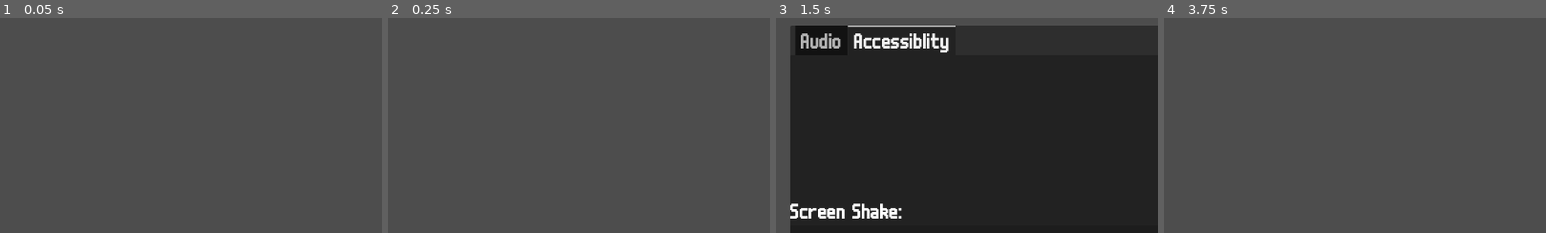
Above: before the commit, frames 1-4 (left to right).
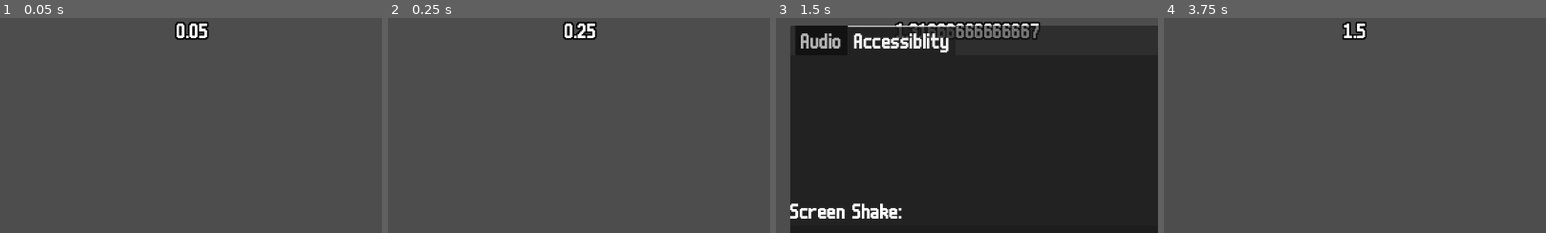
Above: after the commit, the same moments.

Repository: DinoStarBros/TimeTravelBananaJameGam
Game: Godot game, scene res://Screens/Arena/arena.tscn
Two runs of this game, one before a commit and one after it. Both use one fixed random seed, a clock stepped at 60 frames per second and the inputs below. The engine's default icon, where the game draws it, is replaced by a stand-in: a white triangle on a blue panel in a dark square.
Inputs (mouse positions are % of the whole screen's width and height, from its top left):
- Up to frame 1 (0.05 s): no input
- Up to frame 2 (0.25 s): no input
- Up to frame 3 (1.5 s): move the mouse to (72, 45) at 0.52 s; hold D (right) 0.53-1.25 s; tap R (r) at 0.6 s; tap Space (jump) at 0.77 s; click (96, 9) at 1.25 s
- Up to frame 4 (3.75 s): click "On" at 2 s; click "Off" at 2.75 s; click "Resume" at 3.5 s
The pictures show only the part of the screen within x 25-75%, y 0-50%; the shares and areas given below are measured in that part.

The runs differ from the first frame. In frame 1, 0.7% of the frame differs, in the area x 45-55%, y 1-11%; in frame 2, 0.7%; in frame 3, 1.8%, in the area x 31-70%, y 1-10%; in frame 4, 0.4%.

Commit message:
iwudiuwdn

Diff:
--- a/Globals/Global.gd
+++ b/Globals/Global.gd
@@ -9,6 +9,7 @@
 var arena : Arena
 var current_game_state : game_states
 var past_sprite : Sprite2D
+var time_passed : float
 
 const FALL_SPD_LIMIT : float = 2000
 
--- a/Projectiles/EnemyProjectile/enemy_projectile.gd
+++ b/Projectiles/EnemyProjectile/enemy_projectile.gd
@@ -20,3 +20,7 @@
 	reflected_projectile.direction = -direction
 	Global.arena.add_child(reflected_projectile)
 	reflected_projectile.global_position = global_position
+
+
+func _on_life_time_timeout() -> void:
+	queue_free()
--- a/Projectiles/EnemyProjectile/enemy_projectile.tscn
+++ b/Projectiles/EnemyProjectile/enemy_projectile.tscn
@@ -83,3 +83,10 @@
 
 [node name="CollisionShape2D" type="CollisionShape2D" parent="Reflecto" unique_id=70209340]
 shape = SubResource("CircleShape2D_prciy")
+
+[node name="LifeTime" type="Timer" parent="." unique_id=581360317]
+wait_time = 5.0
+one_shot = true
+autostart = true
+
+[connection signal="timeout" from="LifeTime" to="." method="_on_life_time_timeout"]
--- a/Projectiles/ReflectedProjectile/reflected_projectile.gd
+++ b/Projectiles/ReflectedProjectile/reflected_projectile.gd
@@ -18,3 +18,7 @@
 	click_boom.global_position = global_position
 	#click_boom.scale = Vector2(5,5)
 	#click_boom.modulate = Color.ORANGE_RED
+
+
+func _on_life_timer_timeout() -> void:
+	queue_free()
--- a/Projectiles/ReflectedProjectile/reflected_projectile.tscn
+++ b/Projectiles/ReflectedProjectile/reflected_projectile.tscn
@@ -81,3 +81,10 @@
 [node name="trail_fx" parent="." unique_id=432801300 instance=ExtResource("5_lvupk")]
 show_behind_parent = true
 gradient = SubResource("Gradient_dklpi")
+
+[node name="LifeTimer" type="Timer" parent="." unique_id=1883211776]
+wait_time = 5.0
+one_shot = true
+autostart = true
+
+[connection signal="timeout" from="LifeTimer" to="." method="_on_life_timer_timeout"]
--- a/Screens/Arena/arena.gd
+++ b/Screens/Arena/arena.gd
@@ -8,6 +8,8 @@
 
 var cam_desire_pos : Vector2
 var screen_half : Vector2
+var enemy_spawn_cooldown : float = 2
+var enemy_spawn_amount : int = 1
 
 func _ready() -> void:
 	screen_half = get_viewport_rect().size / 2
--- a/Screens/Arena/arena.tscn
+++ b/Screens/Arena/arena.tscn
@@ -8,6 +8,7 @@
 [ext_resource type="Texture2D" uid="uid://d2eo7njr0p53g" path="res://Art/Stuff/Mow cured.png" id="7_f8dps"]
 [ext_resource type="Texture2D" uid="uid://diihmdabfwa8g" path="res://Art/Placeholder/Trail2.png" id="8_h07ax"]
 [ext_resource type="PackedScene" uid="uid://cs1rxoq0ed6m7" path="res://Components/EnemySpawner/enemy_spawner.tscn" id="8_vhfm8"]
+[ext_resource type="Script" uid="uid://daru8mwvbp0vc" path="res://Screens/Arena/ui.gd" id="9_h07ax"]
 
 [sub_resource type="RectangleShape2D" id="RectangleShape2D_afj85"]
 size = Vector2(3358, 292.315)
@@ -17,6 +18,11 @@
 "points": PackedVector2Array(0, 0, 0, 0, -392, 506, 0, 0, 0, 0, -362, -192, 0, 0, 0, 0, 1540, -179, 0, 0, 0, 0, 1534, 597)
 }
 point_count = 4
+
+[sub_resource type="LabelSettings" id="LabelSettings_h07ax"]
+font_size = 40
+outline_size = 10
+outline_color = Color(0, 0, 0, 1)
 
 [node name="Arena" type="Node2D" unique_id=651972874]
 script = ExtResource("1_w8ma2")
@@ -80,3 +86,18 @@
 flip_h = true
 hframes = 2
 vframes = 2
+
+[node name="ArenaUI" type="CanvasLayer" parent="." unique_id=632251310]
+script = ExtResource("9_h07ax")
+
+[node name="time_p_txt" type="Label" parent="ArenaUI" unique_id=2126490942]
+unique_name_in_owner = true
+anchors_preset = 5
+anchor_left = 0.5
+anchor_right = 0.5
+offset_left = -20.0
+offset_right = 20.0
+offset_bottom = 17.0
+grow_horizontal = 2
+text = "45.67"
+label_settings = SubResource("LabelSettings_h07ax")
--- /dev/null
+++ b/Screens/Arena/ui.gd
@@ -0,0 +1,11 @@
+extends CanvasLayer
+class_name ArenaUI
+
+@onready var time_p_txt: Label = %time_p_txt
+
+func _ready() -> void:
+	Global.time_passed = 0
+
+func _physics_process(delta: float) -> void:
+	Global.time_passed += delta
+	time_p_txt.text = str(Global.time_passed)
Not shown, added: Screens/Arena/ui.gd.uid
